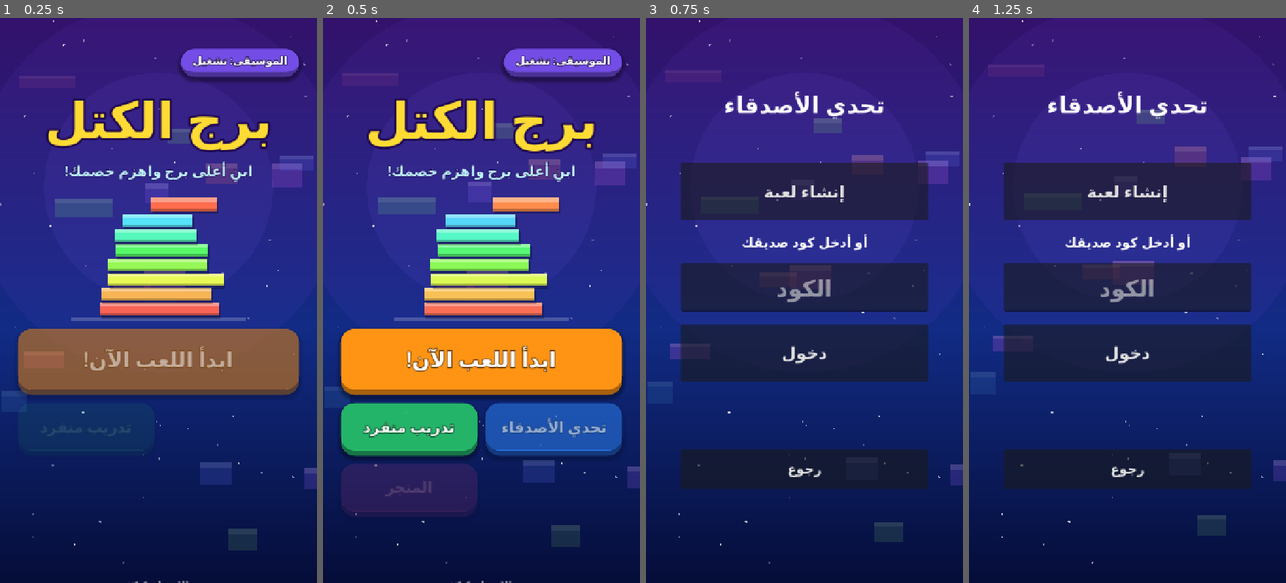
Above: before the commit, frames 1-4 (left to right).
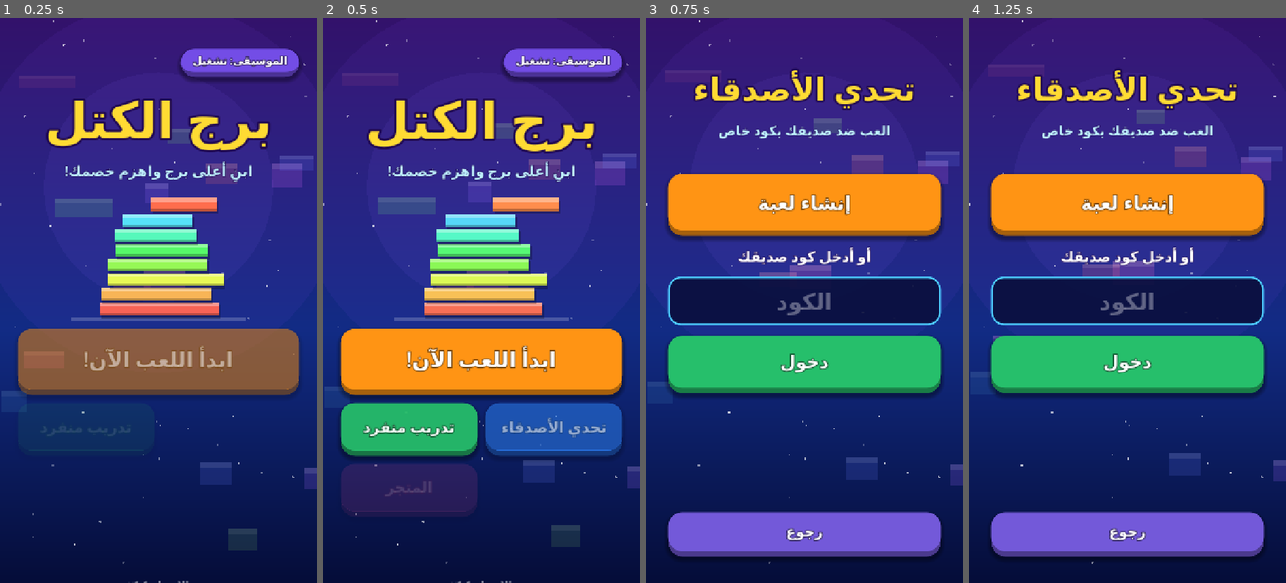
Above: after the commit, the same moments.

Repository: eab71334-web/TowerWars-ios
Game: Godot game, scene res://main_menu.tscn
Same seed, same stepped clock (60 frames per second), same inputs: the game is played once before the commit and once after it.
Inputs:
- Up to frame 1 (0.25 s): no input
- Up to frame 2 (0.5 s): no input
- Up to frame 3 (0.75 s): click "تحدي الأصدقاء" at 0.5 s
- Up to frame 4 (1.25 s): no input

Frames 1-2 are identical in both runs. In frame 3, 44% of the frame differs, in the area x 6-94%, y 9-96%; in frame 4, 44%.

Commit message:
Update friends.gd

Diff:
--- a/friends.gd
+++ b/friends.gd
@@ -4,34 +4,27 @@
 var status: Label
 
 func _ready() -> void:
-	RenderingServer.set_default_clear_color(Color(0.05, 0.1, 0.25))
+	var margin := MarginContainer.new()
+	margin.set_anchors_and_offsets_preset(Control.PRESET_FULL_RECT)
+	margin.add_theme_constant_override("margin_left", 50)
+	margin.add_theme_constant_override("margin_right", 50)
+	margin.add_theme_constant_override("margin_top", 110)
+	margin.add_theme_constant_override("margin_bottom", 60)
+	add_child(margin)
 
 	var vb := VBoxContainer.new()
-	vb.set_anchors_preset(Control.PRESET_FULL_RECT)
-	vb.offset_left = 80.0
-	vb.offset_right = -80.0
-	vb.offset_top = 160.0
-	vb.offset_bottom = -120.0
-	vb.add_theme_constant_override("separation", 28)
-	add_child(vb)
+	vb.add_theme_constant_override("separation", 24)
+	margin.add_child(vb)
 
-	var title := Label.new()
-	title.text = "تحدي الأصدقاء"
-	title.horizontal_alignment = HORIZONTAL_ALIGNMENT_CENTER
-	title.add_theme_font_size_override("font_size", 52)
-	vb.add_child(title)
+	vb.add_child(UI.label("تحدي الأصدقاء", 72, Color(1.0, 0.86, 0.2), 16))
+	vb.add_child(UI.label("العب ضد صديقك بكود خاص", 30, Color(0.75, 0.95, 1.0), 4))
+	vb.add_child(_spacer(30.0))
 
-	vb.add_child(_spacer(40.0))
-
-	var create := _button("إنشاء لعبة", 130, 38)
+	var create := UI.button("إنشاء لعبة", Color(1.0, 0.58, 0.08), 140, 44)
 	create.pressed.connect(_on_create)
 	vb.add_child(create)
 
-	var or_label := Label.new()
-	or_label.text = "أو أدخل كود صديقك"
-	or_label.horizontal_alignment = HORIZONTAL_ALIGNMENT_CENTER
-	or_label.add_theme_font_size_override("font_size", 30)
-	vb.add_child(or_label)
+	vb.add_child(UI.label("أو أدخل كود صديقك", 32, Color.WHITE, 6))
 
 	code_input = LineEdit.new()
 	code_input.placeholder_text = "الكود"
@@ -40,30 +33,35 @@
 	code_input.virtual_keyboard_type = LineEdit.KEYBOARD_TYPE_NUMBER
 	code_input.custom_minimum_size = Vector2(0, 110)
 	code_input.add_theme_font_size_override("font_size", 52)
+	var sb := StyleBoxFlat.new()
+	sb.bg_color = Color(0.04, 0.06, 0.24, 0.92)
+	sb.set_corner_radius_all(28)
+	sb.set_border_width_all(4)
+	sb.border_color = Color(0.3, 0.8, 1.0)
+	sb.content_margin_left = 20.0
+	sb.content_margin_right = 20.0
+	code_input.add_theme_stylebox_override("normal", sb)
+	var sb2 := sb.duplicate() as StyleBoxFlat
+	sb2.border_color = Color(1.0, 0.86, 0.2)
+	code_input.add_theme_stylebox_override("focus", sb2)
+	code_input.add_theme_color_override("font_color", Color.WHITE)
+	code_input.add_theme_color_override("font_placeholder_color", Color(1, 1, 1, 0.35))
 	vb.add_child(code_input)
 
-	var join := _button("دخول", 130, 38)
+	var join := UI.button("دخول", Color(0.15, 0.75, 0.42), 130, 40)
 	join.pressed.connect(_on_join)
 	vb.add_child(join)
 
-	status = Label.new()
-	status.horizontal_alignment = HORIZONTAL_ALIGNMENT_CENTER
-	status.add_theme_font_size_override("font_size", 28)
-	status.add_theme_color_override("font_color", Color(1.0, 0.5, 0.5))
+	status = UI.label("", 28, Color(1.0, 0.45, 0.45), 4)
 	vb.add_child(status)
 
-	vb.add_child(_spacer(30.0))
+	var sp := Control.new()
+	sp.size_flags_vertical = Control.SIZE_EXPAND_FILL
+	vb.add_child(sp)
 
-	var back := _button("رجوع", 90, 30)
+	var back := UI.button("رجوع", Color(0.45, 0.35, 0.85), 100, 32)
 	back.pressed.connect(func(): get_tree().change_scene_to_file("res://main_menu.tscn"))
 	vb.add_child(back)
-
-func _button(text: String, h: float, fs: int) -> Button:
-	var b := Button.new()
-	b.text = text
-	b.custom_minimum_size = Vector2(0, h)
-	b.add_theme_font_size_override("font_size", fs)
-	return b
 
 func _spacer(h: float) -> Control:
 	var c := Control.new()
